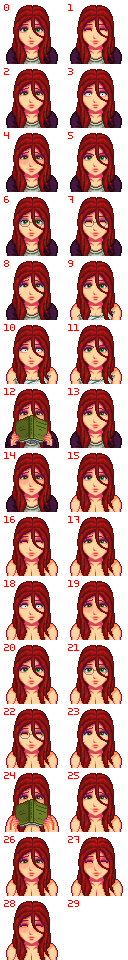
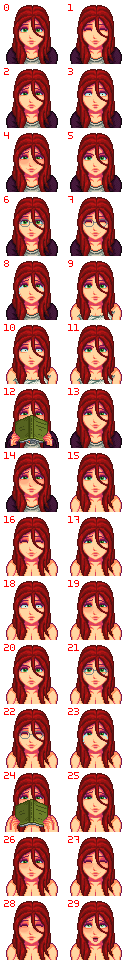
Two versions of the same layered image (128 × 960). Layer-by-layer changes:
added layer "Paint Layer 4" above "Group 3 Merged" over <box>70,901,122,960</box>
added layer "Group 3 Merged" (1st of 4) above "Group 3 Merged" over <box>70,837,123,960</box>
added layer "Group 3 Merged" (2nd of 4) above "Group 3 Merged" over <box>70,901,122,960</box>
added layer "Group 3 Merged" (3rd of 4) above "Group 3 Merged" over <box>70,901,122,960</box>
painted on "Group 3 Merged" (4th of 4) over <box>70,837,123,960</box>
